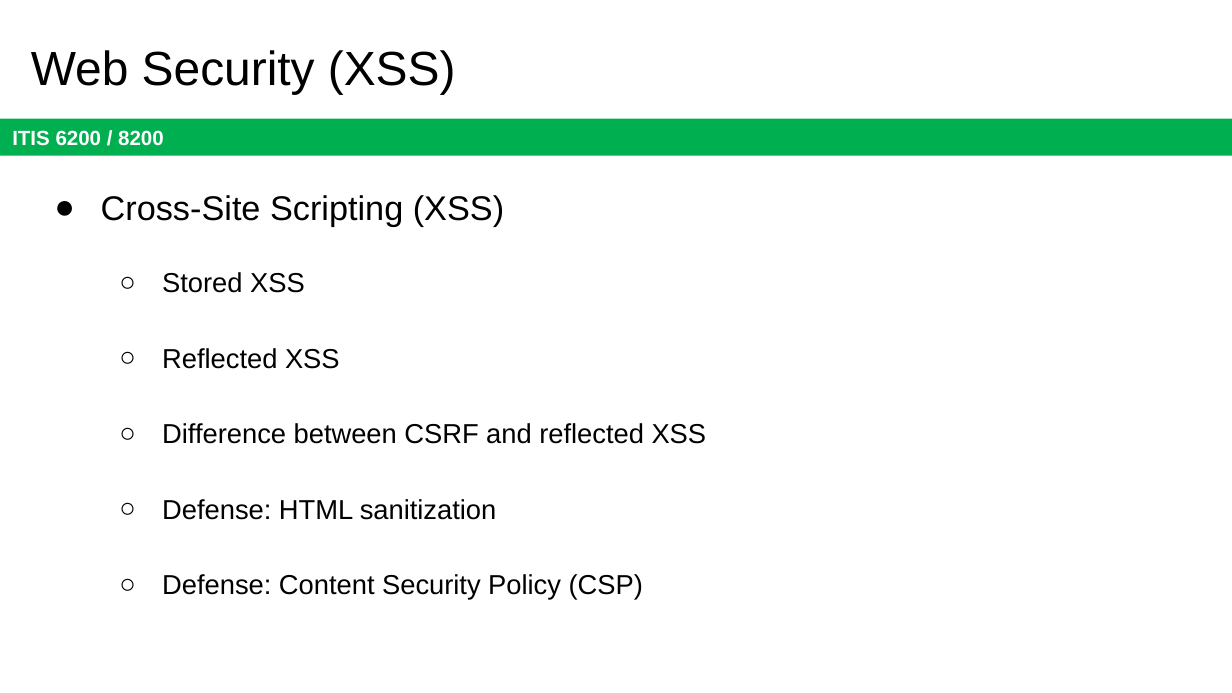
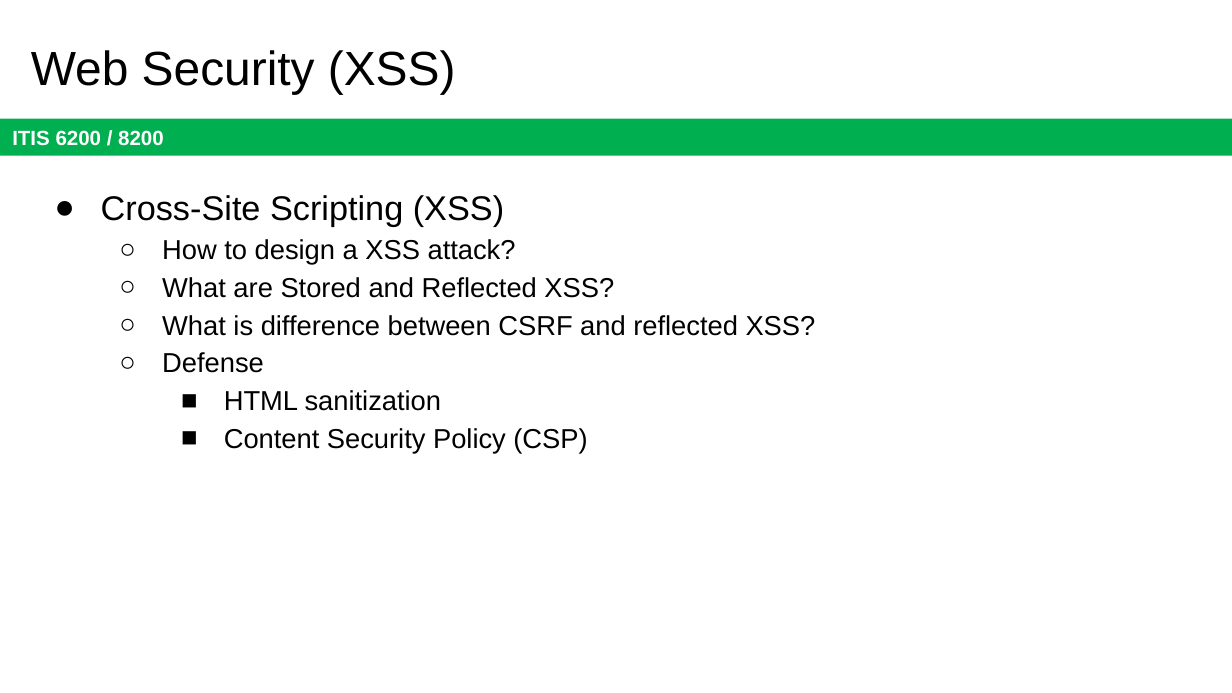
Before and after one commit to jx5c/github.io, a slide deck: slide 18 of teaching/ITIS6200/2023fa/lectures/final.review.pptx. Drawn at 1232x693 pixels with LibreOffice and Linux fonts; fonts in the diff are those of the drawing. Boxes give left, top, right and bottom in pixels: in the first picture for what was removed or moved away, otherwise in the second. Text is boxed around its words. In the diff, an @@ line names an element or a change of style, - is before the commit and + after.

```diff
--- a/teaching/ITIS6200/2023fa/lectures/final.review.pptx
+++ b/teaching/ITIS6200/2023fa/lectures/final.review.pptx
@@ text at [162, 239, 816, 454]: text changed @@
-  ○ Stored XSS
-  ○ Reflected XSS
-  ○ Difference between CSRF and reflected XSS
-  ○ Defense: HTML sanitization
-  ○ Defense: Content Security Policy (CSP)
+  ○ How to design a XSS attack?
+  ○ What are Stored and Reflected XSS?
+  ○ What is difference between CSRF and reflected XSS?
+  ○ Defense
+    ■ HTML sanitization
+    ■ Content Security Policy (CSP)
```
Also in this commit, not shown: 10 other slides changed, 1 slide added, 1 slide removed, 2 other files.
